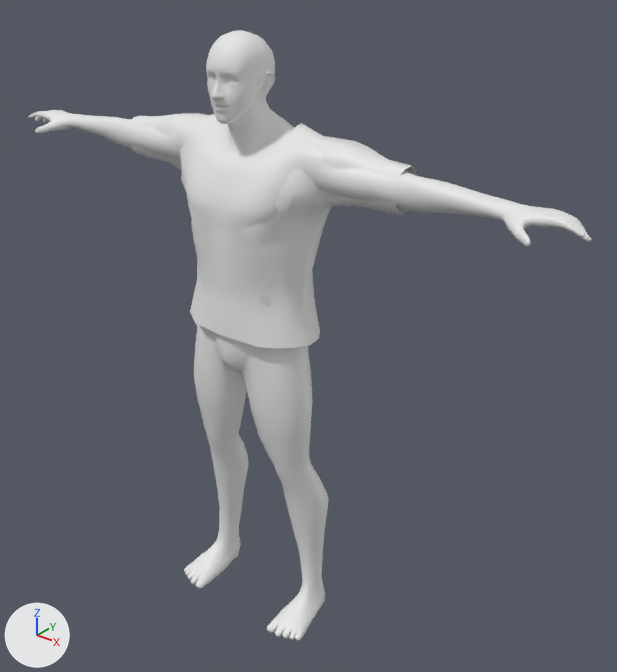
One commit to the glTF model src/assets/models/Image.glb: the scene before it, then after it.
Both versions are drawn from a 50 mm lens placed at (168.0, -183.0, 65.0), pointed at (12.0, 11.0, -56.0). Lighting does not change. The marker at lower left points along +X, +Y and +Z. The older version comes first. Vertices at exactly the same position are counted once.

Names of what the first picture shows: 'Body_low', 'T-Shirt'.
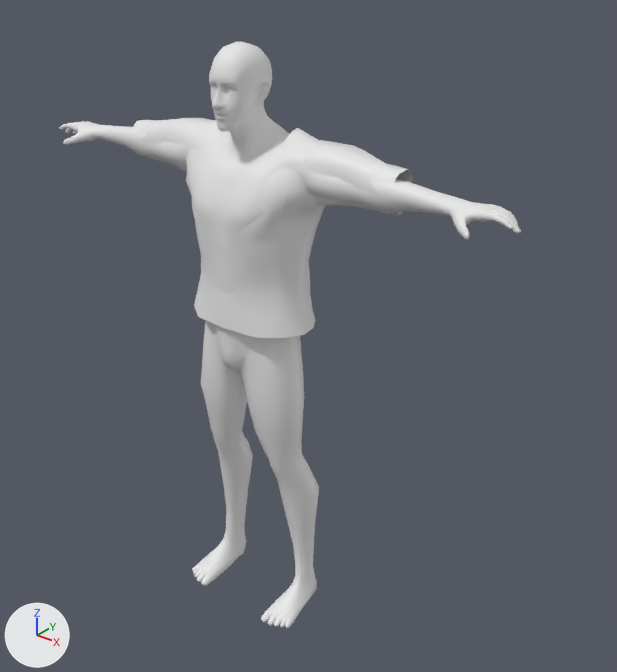
Where the change shows, as pixel boxes [x1, y1, x2, y2] in the pictures (617 x 672 px):
'Body_low', rescaled (18% narrower)
    before: [29, 30, 592, 641]
    after: [59, 41, 521, 628]
'T-Shirt', reshaped, moved (6% shorter)
    before: [128, 113, 417, 348]
    after: [133, 118, 413, 338]

The edits, one by one:
me_body_low_001 is used by ob_t_shirt; location (0.0, 0.0, -9.6).
me_body_low_001 had 471 vertices, 870 faces and spanned x -52.2..52.1, y -16.1..15.0, z -41.0..22.9.
me_body_low_001 now has 471 vertices, 870 faces and spans x -50.9..50.8, y -16.1..15.0, z -38.7..20.7.
me_body_low_001 part 1: 471 of 471 vertices moved; they spanned x -52.2..52.1, y -16.1..15.0, z -41.0..22.9 and now span x -50.9..50.8, y -16.1..15.0, z -38.7..20.7; mean shift (0.0, 0.0, -0.7).
me_body_low is used by ob_body_low; location (0.0, 0.0, -150.0).
me_body_low had 4682 vertices, 9292 faces and spanned x -103.0..103.0, y -18.0..11.0, z -9.0..188.0.
me_body_low now has 4682 vertices, 9292 faces and spans x -86.0..86.0, y -18.0..11.0, z -6.0..185.0.
me_body_low part 2: the whole mesh is scaled about its middle by (0.833, 1, 0.971).
Object 'T-Shirt' (ob_t_shirt) moves from (0.0, 0.0, -9.6) to (0.0, 0.0, -8.9).
